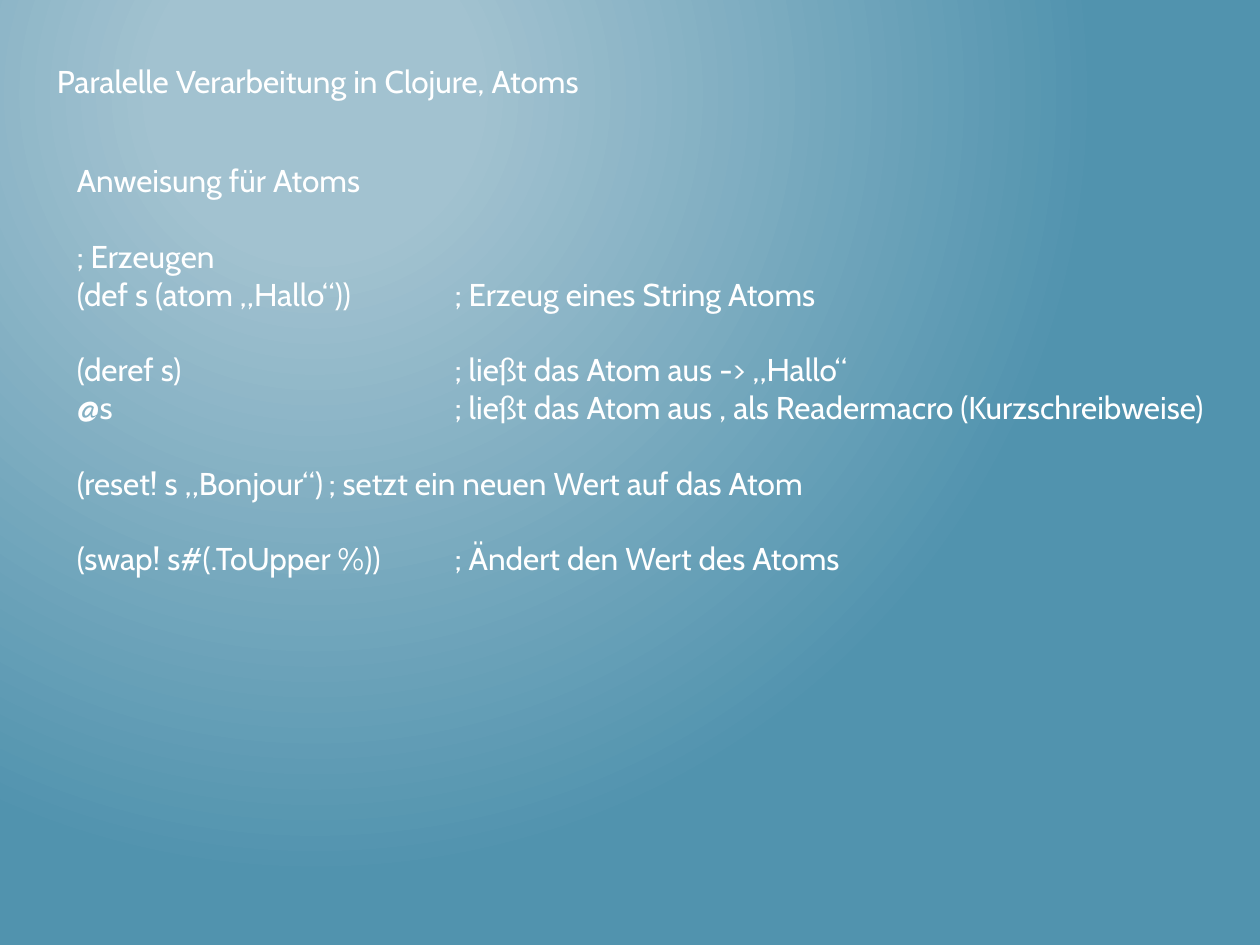
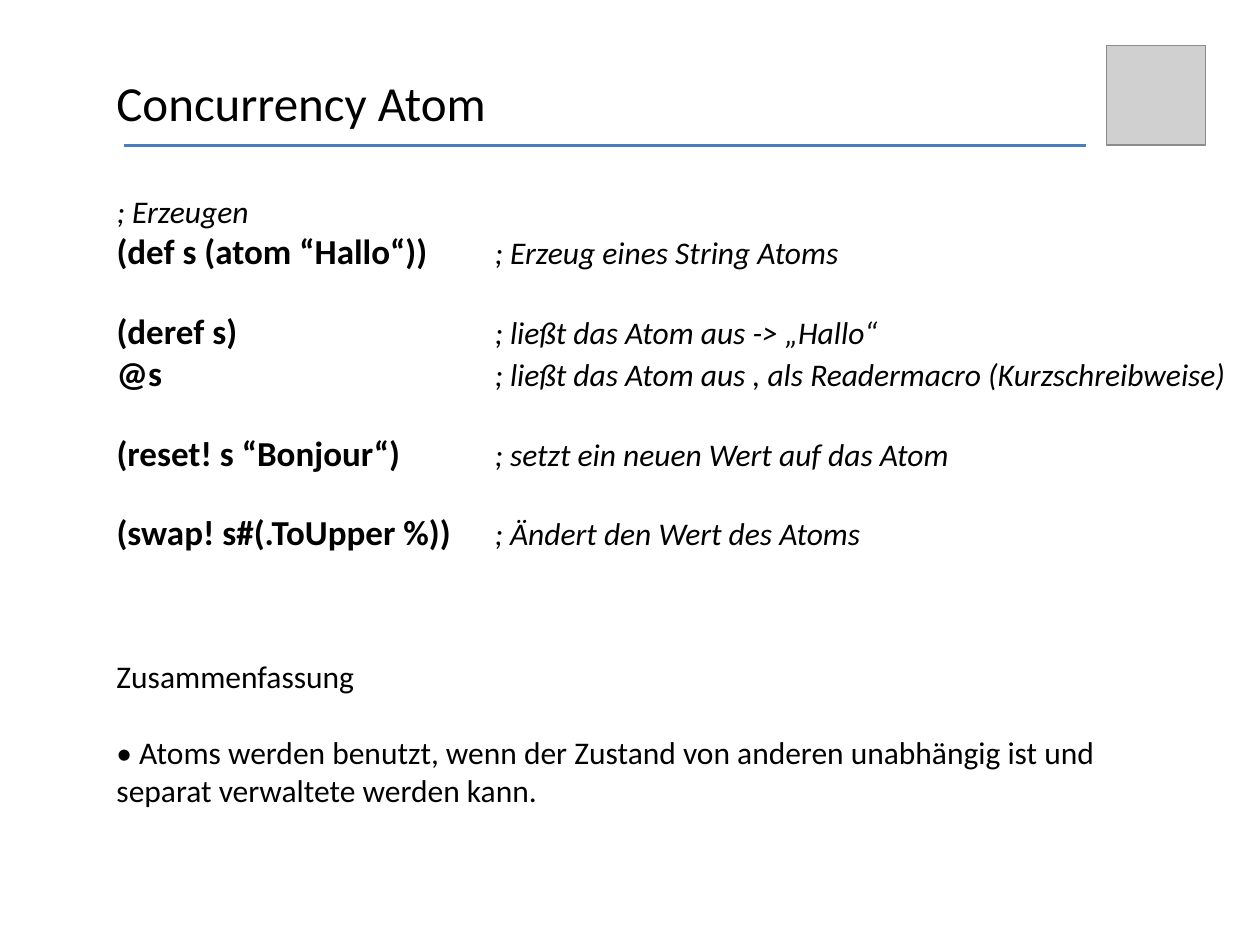
Before and after one commit to thomasschulte/ClojureUsergroupDemo, a slide deck: slide 23 of Clojure Vortrag .NET User Group.pptx (slide 28 before the commit). Drawn at 1260x945 pixels with LibreOffice and Linux fonts; fonts in the diff are those of the drawing; grey boxes stand for pictures. Boxes give left, top, right and bottom in pixels: in the first picture for what was removed or moved away, otherwise in the second. Text is boxed around its words. In the diff, an @@ line names an element or a change of style, - is before the commit and + after.

```diff
--- a/Clojure Vortrag .NET User Group.pptx
+++ b/Clojure Vortrag .NET User Group.pptx
@@ background gradient #A3C3D1 to #5194AF to #FFFFFF @@
@@ picture added at <box>1106,45,1206,145</box> @@
@@ text removed at <box>57,69,579,100</box> @@
-Paralelle Verarbeitung in Clojure, Atoms
@@ text added at <box>116,89,486,129</box>, 28 pt, text #000000 @@
+Concurrency Atom
@@ line added from (123, 145) to (1086, 145), #4B7EBC 1.75 pt @@
@@ text at <box>77,168,360,199</box>: paragraph removed @@
-Anweisung für Atoms
@@ text "; Erzeugen": place and size @@
-text "; Erzeugen" at <box>77,168,1203,577</box>
+text "; Erzeugen" at <box>117,202,1225,551</box>
@@ text at <box>117,202,1225,551</box>: font Cabin to Calibri, text colour #FFFFFF to #000000 in "; Erzeugen", "(deref s) ; ließt das Atom aus ...", "@s ; ließt das Atom aus , ...", "(swap! s#(.ToUpper %)) ; Ändert den Wert ..."; italic on in "; Erzeugen", "; ließt das Atom aus -> „Hallo“", "; ließt das Atom aus , als ...", "; Ändert den Wert des Atoms"; size 18 to 20 pt, bold on in "(deref s)", "@s", "(swap! s#(.ToUpper %))" @@
@@ text at <box>117,238,838,270</box>: text changed; font Cabin to Calibri; text colour #FFFFFF to #000000; italic on @@
-(def s (atom „Hallo“)) ; Erzeug eines String Atoms
+(def s (atom “Hallo“)) ; Erzeug eines String Atoms
@@ text at <box>117,440,949,472</box>: text changed; font Cabin to Calibri; text colour #FFFFFF to #000000; italic on @@
-(reset! s „Bonjour“) ; setzt ein neuen Wert auf das Atom
+(reset! s “Bonjour“) ; setzt ein neuen Wert auf das Atom
@@ text added at <box>116,666,1094,807</box>, 18 pt, text #000000 @@
+Zusammenfassung
+• Atoms werden benutzt, wenn der Zustand von anderen unabhängig ist und separat verwaltete werden kann.
```
Also in this commit, not shown: 33 other slides changed, 5 slides added, 10 slides removed.
